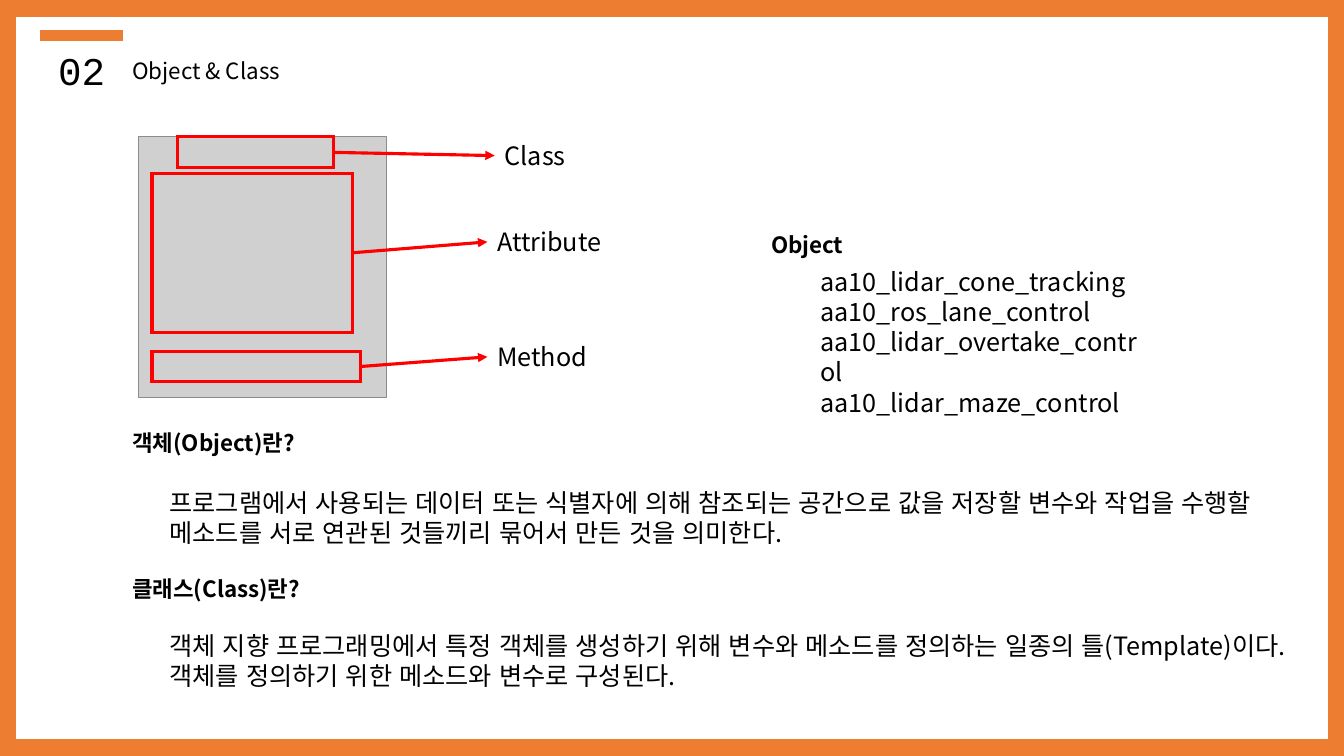
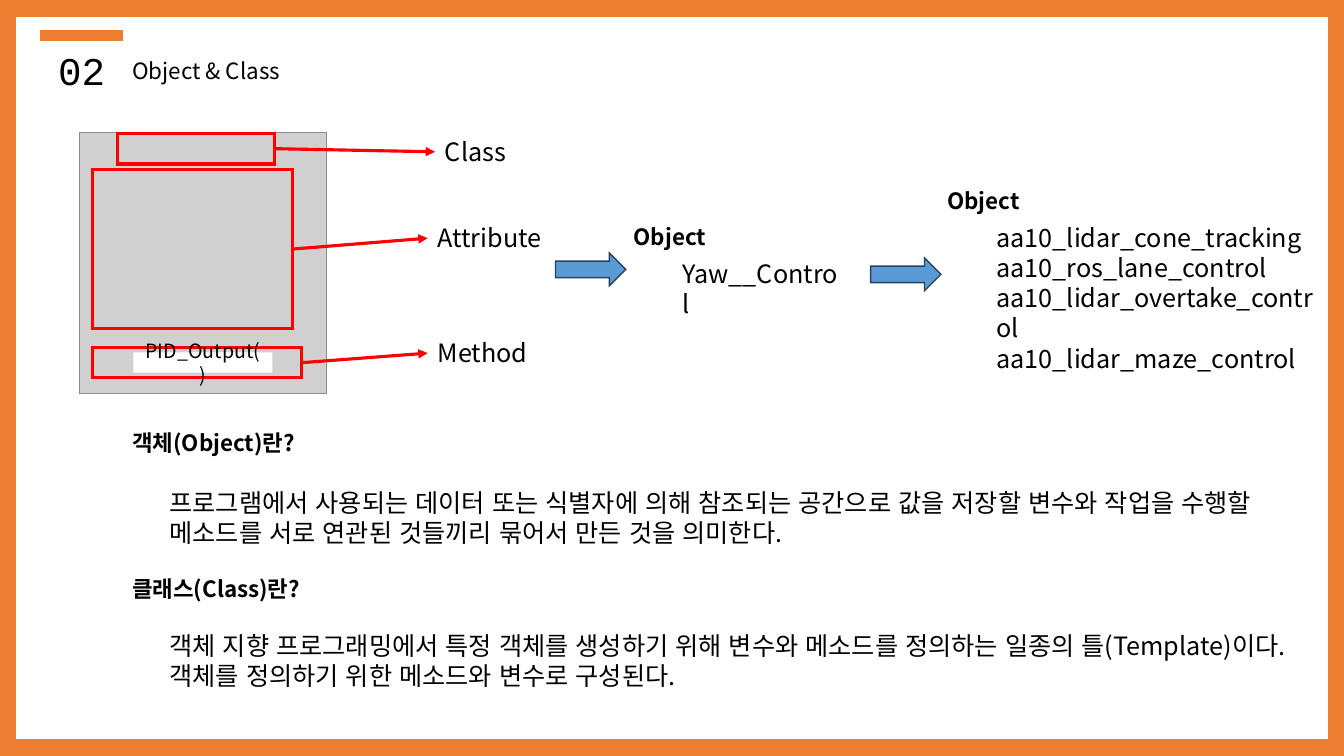
Before and after one commit to SWHyeonseokLEE/Project, a slide deck: slide 15 of 20231201_class/클래스 개념.ver9.pptx. Drawn at 1344x756 pixels with LibreOffice and Linux fonts; fonts in the diff are those of the drawing; grey boxes stand for pictures. Boxes give left, top, right and bottom in pixels: in the first picture for what was removed or moved away, otherwise in the second. Text is boxed around its words. In the diff, an @@ line names an element or a change of style, - is before the commit and + after.

```diff
--- a/20231201_class/클래스 개념.ver9.pptx
+++ b/20231201_class/클래스 개념.ver9.pptx
@@ text "Object": place and size @@
-text "Object" at (771,235,843,258)
+text "Object" at (947,191,1019,214)
@@ text added at (634,227,706,250), 16 pt, text #000000, bold @@
+Object
@@ text "aa10_lidar_cone_tracking": place and size @@
-text "aa10_lidar_cone_tracking" at (820,271,1137,416)
+text "aa10_lidar_cone_tracking" at (997,227,1314,372)
@@ right arrow added at (556,253,626,286), fill #5B9BD5, outline #28445D 1 pt @@
@@ text added at (683,257,1267,287), 18 pt, text #000000 @@
+Yaw__Control
@@ right arrow added at (871,258,942,291), fill #5B9BD5, outline #28445D 1 pt @@
@@ rectangle added at (133,353,272,373), fill #FFFFFF, 14 pt, text #000000 @@
+PID_Output()
@@ 4 rectangles, 3 texts, 3 arrows, 1 picture: place and size @@
-4 rectangles, 3 texts, 3 arrows, 1 picture at (139,136,607,397)
+4 rectangles, 3 texts, 3 arrows, 1 picture at (80,133,546,394)
```
Also in this commit, not shown: 1 other slide changed.
